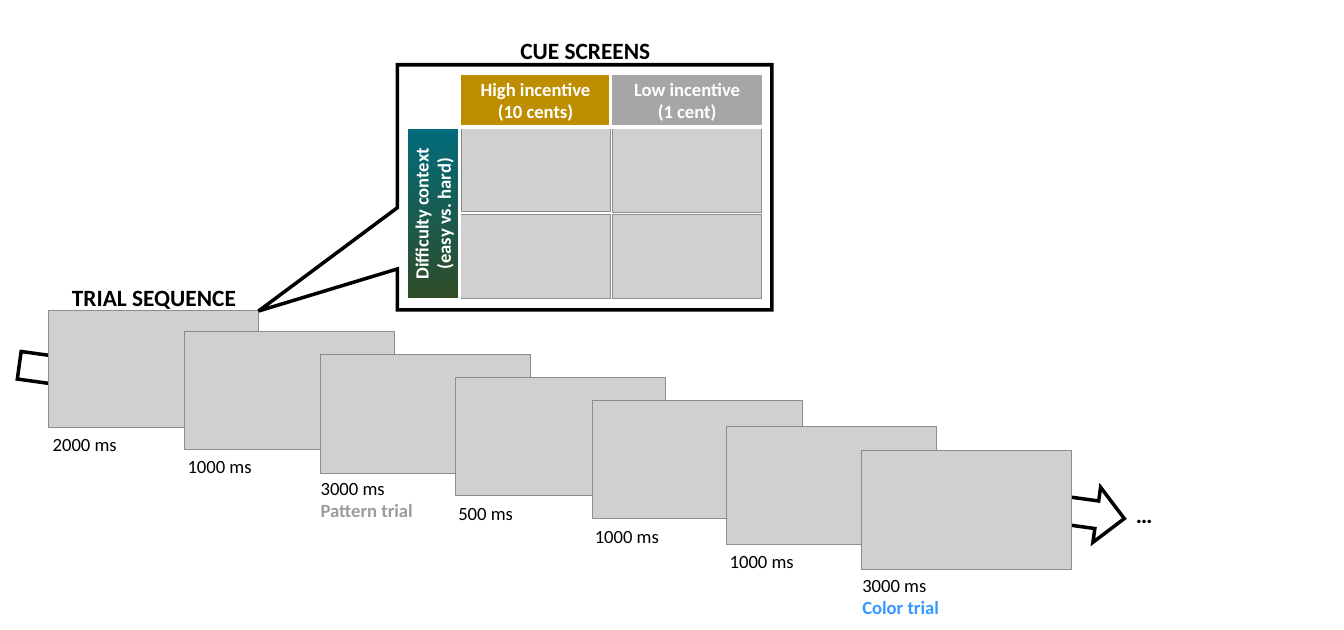
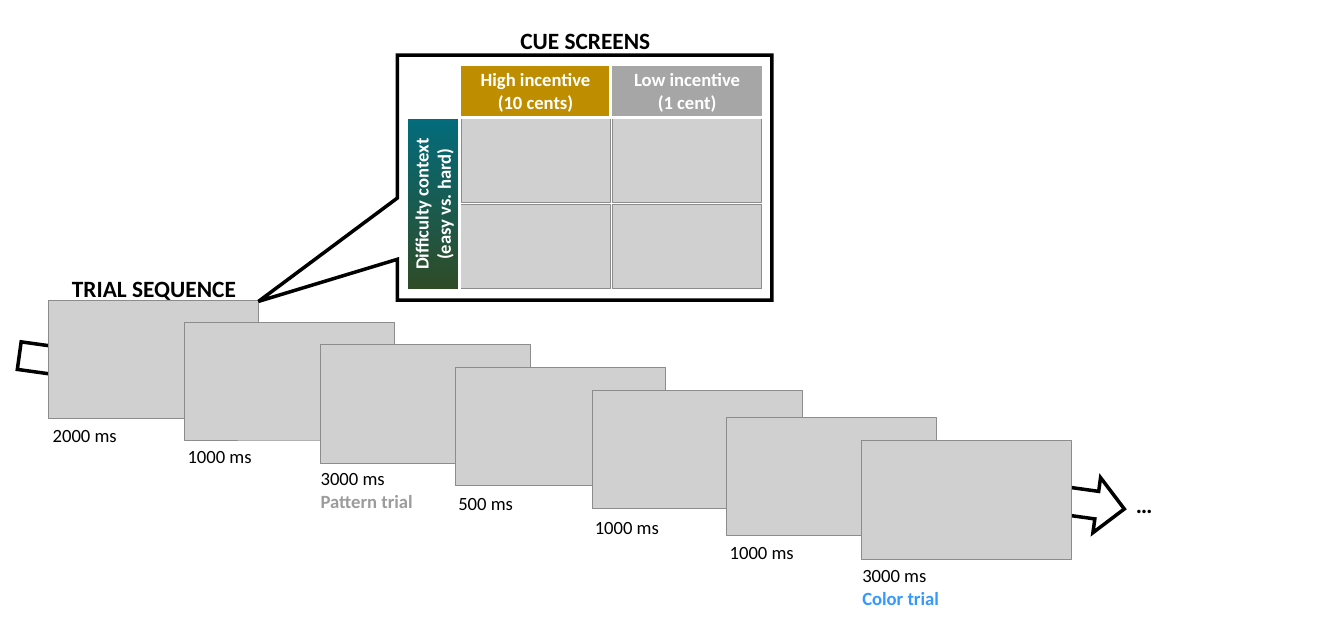
Before and after one commit to andlab-harvard/cogeff_paper_phaneuf-hadd, a slide deck: slide 1 of annotated_figs/annotated_figs.pptx. Drawn at 1344x630 pixels with LibreOffice and Linux fonts; fonts in the diff are those of the drawing; grey boxes stand for pictures. Boxes give left, top, right and bottom in pixels: in the first picture for what was removed or moved away, otherwise in the second. Text is boxed around its words. In the diff, an @@ line names an element or a change of style, - is before the commit and + after.

```diff
--- a/annotated_figs/annotated_figs.pptx
+++ b/annotated_figs/annotated_figs.pptx
@@ 11 pictures, 10 texts, 3 rectangles, 1 right arrow, 1 speech box: place and size @@
-11 pictures, 10 texts, 3 rectangles, 1 right arrow, 1 speech box at <box>16,43,1170,614</box>
+11 pictures, 10 texts, 3 rectangles, 1 right arrow, 1 speech box at <box>16,33,1170,605</box>
```
Also in this commit, not shown: 6 other slides changed, 39 other files.
